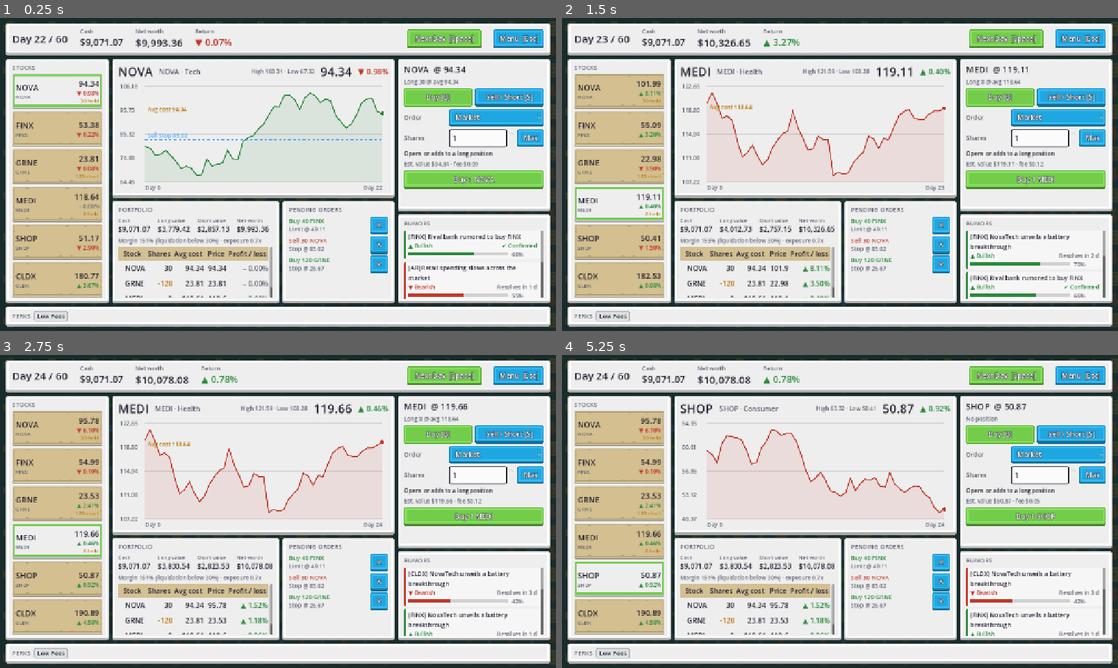
Above: before the commit, frames 1-4 (two rows, left to right).
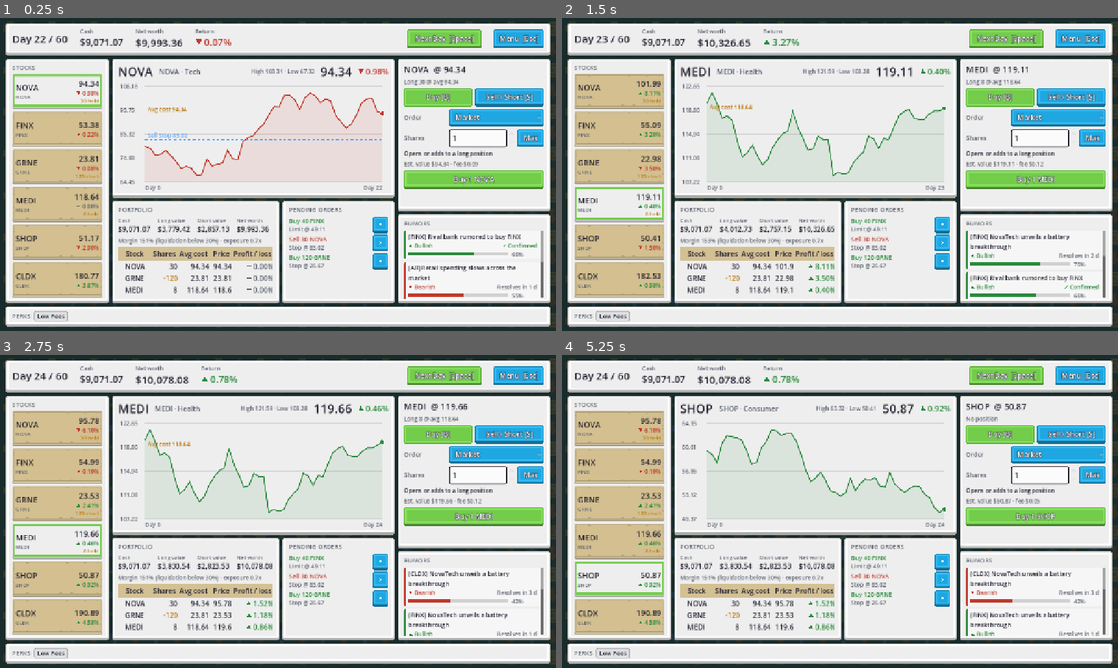
Above: after the commit, the same moments.

Repository: littenduck/stock-simulator
Game: Godot game, scene res://ui/game_screen/dev/dev_harness.tscn
Same seed, same stepped clock (60 frames per second), same inputs: the game is played once before the commit and once after it. This scene is started directly instead of the project's main scene.
Inputs (mouse positions are in pixels of both pictures, inside the frame that each line leads up to):
- Up to frame 1 (0.25 s): no input
- Up to frame 2 (1.5 s): click (617, 205) at 0.5 s; click "Next Day [Space]" at 1.25 s
- Up to frame 3 (2.75 s): click "Next Day [Space]" at 2 s
- Up to frame 4 (5.25 s): click (617, 426) at 2.75 s; click (617, 464) at 3.5 s; click (617, 505) at 4.25 s; click (617, 580) at 5 s

The runs differ from the first frame. In frame 1, 2.7% of the frame differs, in the area x 13-97%, y 6-90%; in frame 2, 2.8%; in frame 3, 2.7%; in frame 4, 2.7%.

Commit message:
ui-gameplay: draw arrows/check/cross/star as icons (the default font lacks them and web has no fallback), keep trigger price in step with the market, colour chart by today's change, real-core harness
Co-Authored-By: Claude Sonnet 5.5 <noreply@anthropic.com>

Diff:
--- a/ui/game_screen/colors.gd
+++ b/ui/game_screen/colors.gd
@@ -1,4 +1,4 @@
-## Fixed up/down colours and arrows (game design decision #14: green up, red down, arrows for colour-blind players).
+## Fixed up/down colours and icons (game design decision #14: green up, red down, arrow icons for colour-blind players).
 class_name GameColors
 extends RefCounted
 
@@ -15,10 +15,6 @@
 static var CARD := Color(1, 1, 1, 0.04)
 static var TRACK := Color(1, 1, 1, 0.12)
 
-const ARROW_UP := "▲"
-const ARROW_DOWN := "▼"
-const ARROW_FLAT := "–"
-
 const EPSILON := 0.00005
 
 
@@ -30,14 +26,15 @@
 	return FLAT
 
 
-static func arrow(change: float) -> String:
+## Icon name for GameIcons.
+static func icon_name(change: float) -> String:
 	if change > EPSILON:
-		return ARROW_UP
+		return "up"
 	if change < -EPSILON:
-		return ARROW_DOWN
-	return ARROW_FLAT
+		return "down"
+	return "flat"
 
 
-## "▲ 1.25%" for a fraction (0.0125).
-static func pct_text(change: float) -> String:
-	return "%s %.2f%%" % [arrow(change), absf(change) * 100.0]
+## "1.25%" for a fraction (0.0125); the direction is shown by an icon, not a sign.
+static func pct_value(change: float) -> String:
+	return "%.2f%%" % (absf(change) * 100.0)
--- /dev/null
+++ b/ui/game_screen/delta.gd
@@ -0,0 +1,33 @@
+## An icon followed by text, e.g. "▲ 1.25%" without relying on font glyphs (see GameIcons).
+class_name GameDelta
+extends HBoxContainer
+
+var _icon: TextureRect
+var _label: Label
+
+
+func _init(font_size: int = 14, align_end: bool = false) -> void:
+	add_theme_constant_override("separation", 4)
+	alignment = BoxContainer.ALIGNMENT_END if align_end else BoxContainer.ALIGNMENT_BEGIN
+	mouse_filter = Control.MOUSE_FILTER_PASS
+	_icon = TextureRect.new()
+	_icon.expand_mode = TextureRect.EXPAND_IGNORE_SIZE
+	_icon.stretch_mode = TextureRect.STRETCH_KEEP_ASPECT_CENTERED
+	_icon.custom_minimum_size = Vector2(font_size * 0.75, font_size * 0.75)
+	_icon.size_flags_vertical = Control.SIZE_SHRINK_CENTER
+	_icon.mouse_filter = Control.MOUSE_FILTER_IGNORE
+	add_child(_icon)
+	_label = GameFmt.label("", Color.WHITE, font_size)
+	add_child(_label)
+
+
+## Direction icon plus the absolute percentage, coloured by sign.
+func show_change(change: float) -> void:
+	show_icon(GameColors.icon_name(change), GameColors.pct_value(change), GameColors.for_change(change))
+
+
+func show_icon(icon_name: String, text: String, color: Color) -> void:
+	_icon.texture = GameIcons.tex(icon_name)
+	_icon.modulate = color
+	_label.text = text
+	GameFmt.tint(_label, color)
--- a/ui/game_screen/dev/dev_harness.gd
+++ b/ui/game_screen/dev/dev_harness.gd
@@ -315,6 +315,24 @@
 	panel._shares.value = 999999
 	panel._submit.pressed.emit()
 	fails += _check("failure is shown", panel._status.text != "" and panel._status.get_theme_color("font_color") == GameColors.DOWN)
+	# Real mouse path: click the actual controls.
+	var top: GameTopBar = _screen.get_node("%TopBar")
+	var d2: int = _session.day
+	await _click(top.get_node("NextDayButton") if top.has_node("NextDayButton") else top.find_child("NextDayButton", true, false))
+	fails += _check("click Next Day advances", _session.day == d2 + 1)
+	await _click(_screen.get_node("%StockList").find_child("Row_MEDI", true, false))
+	fails += _check("click stock row selects", _screen.selected_symbol == "MEDI")
+	await _click(panel._sell)
+	fails += _check("click Sell side", panel._side == Order.Dir.SELL)
+	var before: int = _session.portfolio.shares_of("MEDI")
+	panel._shares.value = 2
+	await _click(panel._submit)
+	fails += _check("click submit sells 2", _session.portfolio.shares_of("MEDI") == before - 2)
+	var trig_before: float = panel._trigger.value
+	panel._kind.select(1)
+	panel._on_kind_selected(1)
+	await _next_frame_days(2)
+	fails += _check("trigger follows price when untouched", is_equal_approx(panel._trigger.value, snappedf(_session.market.price_of("MEDI"), 0.01)))
 	print("SMOKE %s" % ("OK" if fails == 0 else "%d FAILED" % fails))
 
 
@@ -366,3 +384,26 @@
 	await _snap(dir, "tour_4_insider_margin")
 	await _press("open_menu")
 	await _snap(dir, "tour_5_menu")
+
+
+func _next_frame_days(n: int) -> void:
+	for i in n:
+		_next_day()
+	await get_tree().process_frame
+
+
+func _click(c: Control) -> void:
+	var pos: Vector2 = c.get_global_rect().get_center()
+	var move := InputEventMouseMotion.new()
+	move.position = pos
+	move.global_position = pos
+	Input.parse_input_event(move)
+	await get_tree().process_frame
+	for down in [true, false]:
+		var e := InputEventMouseButton.new()
+		e.button_index = MOUSE_BUTTON_LEFT
+		e.pressed = down
+		e.position = pos
+		e.global_position = pos
+		Input.parse_input_event(e)
+		await get_tree().process_frame
--- /dev/null
+++ b/ui/game_screen/dev/real_harness.gd
@@ -0,0 +1,106 @@
+## Integration harness: uses the REAL core classes (ContentDb, MarketSim, NewsDirector, TradeService,
+## OrderBook, Portfolio) and plays the day order of plan section 13.9 by hand, because GameSession /
+## GameManager are not implemented yet. Meant to be run on a checkout where the wave-1 branches are merged.
+## Run: godot --path . res://ui/game_screen/dev/real_harness.tscn -- --days=15 --shot=/path.png [--tour=/dir]
+extends Node
+
+var _session: GameSession
+var _screen: Control
+
+
+func _ready() -> void:
+	var args: Dictionary = {}
+	for a in OS.get_cmdline_user_args():
+		if a.begins_with("--") and "=" in a:
+			var kv: PackedStringArray = a.substr(2).split("=", true, 1)
+			args[kv[0]] = kv[1]
+	var character: CharacterDef = ContentDb.characters()[0]
+	for c in ContentDb.characters():
+		if c.id == &"rookie":
+			character = c
+	var config := RunConfig.make(character, 1, int(args.get("seed", 321)))
+	_session = GameSession.new(config, ContentDb.companies(), ContentDb.perks(), ContentDb.news())
+	_session.mods.max_leverage = maxf(_session.mods.max_leverage, 2.0)
+	GameManager.session = _session
+	GameManager.state = GameManager.State.PLAYING
+	GameCommands.submit_override = _submit
+	GameCommands.next_day_override = _next_day
+	GameCommands.cancel_override = _cancel
+	for i in int(args.get("days", 12)):
+		_advance(false)
+	_screen = (load("res://ui/game_screen/game_screen.tscn") as PackedScene).instantiate()
+	add_child(_screen)
+	await get_tree().create_timer(0.5).timeout
+	var symbols: Array[String] = _session.market.symbols()
+	print("symbols: ", symbols)
+	_trade(Order.market(Order.Dir.BUY, symbols[0], 20))
+	_trade(Order.market(Order.Dir.SELL, symbols[1], 15))
+	_trade(Order.limit(Order.Dir.BUY, symbols[2], 10, _session.market.price_of(symbols[2]) * 0.95))
+	_trade(Order.stop(Order.Dir.SELL, symbols[0], 20, _session.market.price_of(symbols[0]) * 0.9))
+	for i in 3:
+		_next_day()
+	await get_tree().create_timer(0.5).timeout
+	print("day=%d cash=%.2f net=%.2f pending=%d rumors=%d" % [_session.day, _session.portfolio.cash, _session.net_worth(), _session.book.pending().size(), _session.news.pending().size()])
+	if args.has("shot"):
+		get_viewport().get_texture().get_image().save_png(String(args["shot"]))
+	get_tree().quit()
+
+
+func _trade(order: Order) -> void:
+	var r: TradeResult = _submit(order)
+	print("order %s %s x%d -> ok=%s pending=%s reason=%s" % [order.side, order.symbol, order.shares, r.ok, r.pending, r.reason])
+
+
+func _submit(order: Order) -> TradeResult:
+	var result: TradeResult
+	if order.kind == Order.Kind.MARKET:
+		result = TradeService.execute(order, _session.market, _session.portfolio, _session.mods)
+	else:
+		order.id = _session.book.place(order)
+		result = TradeResult.queued(order)
+		EventBus.order_placed.emit(order)
+	if result.ok:
+		EventBus.portfolio_changed.emit()
+	else:
+		EventBus.trade_failed.emit(result.reason)
+	return result
+
+
+func _cancel(order_id: int) -> bool:
+	var ok: bool = _session.book.cancel(order_id)
+	if ok:
+		EventBus.order_cancelled.emit(order_id)
+	return ok
+
+
+func _unhandled_input(event: InputEvent) -> void:
+	if event.is_action_pressed("next_day"):
+		_next_day()
+
+
+func _next_day() -> void:
+	_advance(true)
+
+
+func _advance(emit: bool) -> void:
+	var s := _session
+	s.day += 1
+	for r in s.news.due(s.day):
+		s.market.apply_news(r.event, r.impact_scale())
+		r.resolved = true
+		if emit:
+			EventBus.rumor_resolved.emit(r)
+	s.market.step()
+	for res in s.book.process(s.market, s.portfolio, s.mods):
+		if emit:
+			if res.ok:
+				EventBus.order_filled.emit(res.order, res)
+			else:
+				EventBus.trade_failed.emit(res.reason)
+	var fresh: Array[Rumor] = s.news.roll(s.day, s.mods, s.market)
+	if emit:
+		EventBus.day_advanced.emit(s.day)
+		EventBus.prices_updated.emit()
+		EventBus.portfolio_changed.emit()
+		for r in fresh:
+			EventBus.rumor_posted.emit(r)
--- /dev/null
+++ b/ui/game_screen/dev/real_harness.tscn
@@ -0,0 +1,6 @@
+[gd_scene load_steps=2 format=3]
+
+[ext_resource type="Script" path="res://ui/game_screen/dev/real_harness.gd" id="1"]
+
+[node name="RealHarness" type="Node"]
+script = ExtResource("1")
--- a/ui/game_screen/game_screen.gd
+++ b/ui/game_screen/game_screen.gd
@@ -19,10 +19,6 @@
 
 
 func _ready() -> void:
-	var tabs := get_node_or_null("%Tabs") as TabContainer
-	if tabs != null:
-		for i in tabs.get_tab_count():
-			tabs.set_tab_title(i, tr(String(tabs.get_child(i).get_meta("title_key", "UI_GAME_PORTFOLIO"))))
 	_stock_list.stock_selected.connect(select_symbol)
 	_portfolio.stock_selected.connect(select_symbol)
 	_top_bar.menu_requested.connect(_menu.toggle)
--- /dev/null
+++ b/ui/game_screen/icons.gd
@@ -0,0 +1,61 @@
+## Small vector icons drawn at runtime. The default Godot font has no arrow, check, cross or star
+## glyphs, and web exports have no system fallback font, so text glyphs would show as boxes.
+class_name GameIcons
+extends RefCounted
+
+const SIZE := 48
+const SUPERSAMPLE := 3
+
+static var _cache: Dictionary = {}
+
+
+## White icon on a transparent background; tint it with modulate. Names: up, down, flat, check, cross, star.
+static func tex(icon_name: String) -> ImageTexture:
+	if not _cache.has(icon_name):
+		_cache[icon_name] = _make(icon_name)
+	return _cache[icon_name]
+
+
+static func _make(icon_name: String) -> ImageTexture:
+	var img := Image.create(SIZE, SIZE, false, Image.FORMAT_RGBA8)
+	var star := _star_points()
+	for y in SIZE:
+		for x in SIZE:
+			var hits: int = 0
+			for sy in SUPERSAMPLE:
+				for sx in SUPERSAMPLE:
+					var p := Vector2((x + (sx + 0.5) / SUPERSAMPLE) / SIZE, (y + (sy + 0.5) / SUPERSAMPLE) / SIZE)
+					if _inside(icon_name, p, star):
+						hits += 1
+			img.set_pixel(x, y, Color(1, 1, 1, float(hits) / (SUPERSAMPLE * SUPERSAMPLE)))
+	return ImageTexture.create_from_image(img)
+
+
+static func _inside(icon_name: String, p: Vector2, star: PackedVector2Array) -> bool:
+	match icon_name:
+		"up":
+			return Geometry2D.is_point_in_polygon(p, PackedVector2Array([Vector2(0.5, 0.12), Vector2(0.94, 0.86), Vector2(0.06, 0.86)]))
+		"down":
+			return Geometry2D.is_point_in_polygon(p, PackedVector2Array([Vector2(0.5, 0.88), Vector2(0.94, 0.14), Vector2(0.06, 0.14)]))
+		"flat":
+			return p.x > 0.12 and p.x < 0.88 and p.y > 0.42 and p.y < 0.58
+		"check":
+			return _near(p, Vector2(0.14, 0.56), Vector2(0.4, 0.82)) or _near(p, Vector2(0.4, 0.82), Vector2(0.88, 0.2))
+		"cross":
+			return _near(p, Vector2(0.2, 0.2), Vector2(0.8, 0.8)) or _near(p, Vector2(0.8, 0.2), Vector2(0.2, 0.8))
+		"star":
+			return Geometry2D.is_point_in_polygon(p, star)
+	return false
+
+
+static func _near(p: Vector2, a: Vector2, b: Vector2) -> bool:
+	return Geometry2D.get_closest_point_to_segment(p, a, b).distance_to(p) < 0.075
+
+
+static func _star_points() -> PackedVector2Array:
+	var pts := PackedVector2Array()
+	for i in 10:
+		var radius: float = 0.48 if i % 2 == 0 else 0.2
+		var angle: float = -PI / 2.0 + i * PI / 5.0
+		pts.append(Vector2(0.5 + cos(angle) * radius, 0.54 + sin(angle) * radius))
+	return pts
--- a/ui/game_screen/order_panel.gd
+++ b/ui/game_screen/order_panel.gd
@@ -22,6 +22,7 @@
 var _max: Button
 var _trigger_row: HBoxContainer
 var _trigger: SpinBox
+var _trigger_touched: bool = false
 var _hint: Label
 var _effect: Label
 var _estimate: Label
@@ -150,7 +151,13 @@
 
 
 func _reset_trigger() -> void:
-	if _trigger != null:
+	_trigger_touched = false
+	_follow_price()
+
+
+## Keeps the trigger box at today's price until the player types their own.
+func _follow_price() -> void:
+	if _trigger != null and not _trigger_touched:
 		_trigger.set_value_no_signal(snappedf(_price_now(), 0.01))
 
 
@@ -243,6 +250,7 @@
 
 
 func _on_trigger_changed(_value: float) -> void:
+	_trigger_touched = true
 	_refresh()
 
 
@@ -321,6 +329,7 @@
 
 
 func _on_prices_updated() -> void:
+	_follow_price()
 	_refresh()
 
 
--- a/ui/game_screen/pending_orders_view.gd
+++ b/ui/game_screen/pending_orders_view.gd
@@ -63,7 +63,10 @@
 	text.add_child(GameFmt.label("%s %d %s" % [head, order.shares, order.symbol], GameColors.UP if is_buy else GameColors.DOWN, 14))
 	text.add_child(GameFmt.label("%s @ %s" % [kind_text, GameFmt.price(order.trigger_price)], GameColors.MUTED, 13))
 	row.add_child(text)
-	var cancel := GameFmt.button("✕")
+	var cancel := GameFmt.button("")
+	cancel.icon = GameIcons.tex("cross")
+	cancel.expand_icon = true
+	cancel.icon_alignment = HORIZONTAL_ALIGNMENT_CENTER
 	cancel.custom_minimum_size = Vector2(36, 32)
 	cancel.tooltip_text = tr("UI_GAME_CANCEL_TIP") % order.id
 	cancel.pressed.connect(_on_cancel_pressed.bind(order.id))
--- a/ui/game_screen/portfolio_view.gd
+++ b/ui/game_screen/portfolio_view.gd
@@ -52,7 +52,7 @@
 			_tree.set_column_title_alignment(i, HORIZONTAL_ALIGNMENT_RIGHT)
 	for i in titles.size():
 		_tree.set_column_expand_ratio(i, 3 if i == 4 else 2 if i == 0 else 2)
-		_tree.set_column_custom_minimum_width(i, 78 if i == 4 else 64 if i == 0 else 52)
+		_tree.set_column_custom_minimum_width(i, 80 if i == 4 else 76 if i == 0 else 52)
 	_tree.item_selected.connect(_on_item_selected)
 	box.add_child(_tree)
 	_empty = GameFmt.label(tr("UI_GAME_NO_POSITIONS"), GameColors.MUTED, 14)
@@ -106,7 +106,10 @@
 		item.set_text(1, str(shares))
 		item.set_text(2, GameFmt.price(avg))
 		item.set_text(3, GameFmt.price(price))
-		item.set_text(4, GameColors.pct_text(pnl_pct))
+		item.set_text(4, GameColors.pct_value(pnl_pct))
+		item.set_icon(4, GameIcons.tex(GameColors.icon_name(pnl_pct)))
+		item.set_icon_max_width(4, 12)
+		item.set_icon_modulate(4, GameColors.for_change(pnl_pct))
 		item.set_custom_color(4, GameColors.for_change(pnl_pct))
 		item.set_tooltip_text(4, GameFmt.signed_money(pnl_cash))
 		item.set_tooltip_text(1, tr("UI_GAME_SHORT_TAG") if shares < 0 else "")
--- a/ui/game_screen/price_chart.gd
+++ b/ui/game_screen/price_chart.gd
@@ -17,7 +17,7 @@
 var _title: Label
 var _company: Label
 var _price: Label
-var _change: Label
+var _change: GameDelta
 var _range: Label
 var _canvas: Control
 var _hover_index: int = -1
@@ -36,8 +36,8 @@
 	_company.size_flags_horizontal = Control.SIZE_EXPAND_FILL
 	_company.vertical_alignment = VERTICAL_ALIGNMENT_CENTER
 	_price = GameFmt.label("", Color.WHITE, 28)
-	_change = GameFmt.label("", Color.WHITE, 18)
-	_change.vertical_alignment = VERTICAL_ALIGNMENT_CENTER
+	_change = GameDelta.new(18)
+	_change.size_flags_vertical = Control.SIZE_SHRINK_CENTER
 	_range = GameFmt.label("", GameColors.MUTED, 13)
 	_range.vertical_alignment = VERTICAL_ALIGNMENT_CENTER
 	for n: Control in [_title, _company, _range, _price, _change]:
@@ -73,8 +73,7 @@
 		_title.text = symbol
 		_company.text = "%s · %s" % [tr(company.display_name), company.sector.capitalize()] if company != null else ""
 		_price.text = GameFmt.price(s.market.price_of(symbol))
-		_change.text = GameColors.pct_text(change)
-		_change.add_theme_color_override("font_color", GameColors.for_change(change))
+		_change.show_change(change)
 		var h: PackedFloat32Array = s.market.history_of(symbol)
 		if h.size() > 0:
 			_range.text = tr("UI_GAME_HIGH_LOW") % [_max_of(h), _min_of(h)]
@@ -149,8 +148,9 @@
 	var points := PackedVector2Array()
 	for i in n:
 		points.append(_point(i, n, history[i]))
-	var up: bool = history[n - 1] >= history[0]
-	var color: Color = GameColors.UP if up else GameColors.DOWN
+	var color: Color = GameColors.for_change(s.market.day_change(symbol))
+	if color == GameColors.FLAT:
+		color = GameColors.UP
 	var area := PackedVector2Array(points)
 	area.append(Vector2(points[n - 1].x, _plot.end.y))
 	area.append(Vector2(points[0].x, _plot.end.y))
--- a/ui/game_screen/rumor_feed.gd
+++ b/ui/game_screen/rumor_feed.gd
@@ -88,20 +88,26 @@
 	var meta := HBoxContainer.new()
 	meta.add_theme_constant_override("separation", 10)
 	box.add_child(meta)
-	meta.add_child(GameFmt.label(GameColors.arrow(impact) + " " + (tr("UI_GAME_BULLISH") if impact >= 0.0 else tr("UI_GAME_BEARISH")), GameColors.for_change(impact), 13))
+	var mood := GameDelta.new(13)
+	mood.show_icon(GameColors.icon_name(impact), tr("UI_GAME_BULLISH") if impact >= 0.0 else tr("UI_GAME_BEARISH"), GameColors.for_change(impact))
+	meta.add_child(mood)
 	if r.is_guaranteed:
-		var tip := GameFmt.label("★ " + tr("UI_GAME_INSIDER"), GameColors.GOLD, 13)
+		var tip := GameDelta.new(13)
+		tip.show_icon("star", tr("UI_GAME_INSIDER"), GameColors.GOLD)
 		tip.tooltip_text = tr("UI_GAME_INSIDER_TIP")
 		tip.mouse_filter = Control.MOUSE_FILTER_STOP
 		meta.add_child(tip)
-	var status: Label
+	var status: Control
 	if r.resolved:
-		status = GameFmt.label(("✔ " + tr("UI_GAME_CONFIRMED")) if r.is_true else ("✘ " + tr("UI_GAME_DEBUNKED")), GameColors.UP if r.is_true else GameColors.DOWN, 13)
+		var verdict := GameDelta.new(13, true)
+		verdict.show_icon("check" if r.is_true else "cross", tr("UI_GAME_CONFIRMED") if r.is_true else tr("UI_GAME_DEBUNKED"), GameColors.UP if r.is_true else GameColors.DOWN)
+		status = verdict
 	else:
 		var left: int = maxi(r.reveal_day - (s.day if s != null else 0), 0)
 		status = GameFmt.label(tr("UI_GAME_REVEALS_IN") % left, GameColors.MUTED, 13)
 	status.size_flags_horizontal = Control.SIZE_EXPAND_FILL
-	status.horizontal_alignment = HORIZONTAL_ALIGNMENT_RIGHT
+	if status is Label:
+		(status as Label).horizontal_alignment = HORIZONTAL_ALIGNMENT_RIGHT
 	meta.add_child(status)
 
 	var cred := _CredBar.new()
--- a/ui/game_screen/skins/skins.gd
+++ b/ui/game_screen/skins/skins.gd
@@ -77,7 +77,7 @@
 	t.set_color("title_button_color", "Tree", ink)
 	t.set_color("font_selected_color", "Tree", ink)
 	t.set_color("guide_color", "Tree", Color(0, 0, 0, 0))
-	t.set_constant("v_separation", "Tree", 6)
+	t.set_constant("v_separation", "Tree", 2)
 
 	var tip := _tex("ancient_tan", 12, 10, 6)
 	t.set_stylebox("panel", "TooltipPanel", tip)
--- a/ui/game_screen/stock_list.gd
+++ b/ui/game_screen/stock_list.gd
@@ -1,37 +1,29 @@
 ## The run's stocks (up to 6) with price, day change and held shares. Click or press 1-6 to select.
-## Vertical watchlist rows by default; `horizontal` turns them into compact chips.
+## Vertical watchlist rows.
 class_name GameStockList
 extends PanelContainer
 
 signal stock_selected(symbol: String)
 
-@export var horizontal: bool = false
 @export var show_title: bool = true
 @export var show_names: bool = true
 @export var row_height: int = 58
 
 var _rows: Dictionary = {}       ## symbol -> {"button","price","change","held"}
 var _group := ButtonGroup.new()
-var _box: BoxContainer
+var _box: VBoxContainer
 
 
 func _ready() -> void:
-	if horizontal:
-		_box = HBoxContainer.new()
-		_box.add_theme_constant_override("separation", 6)
-	else:
-		_box = VBoxContainer.new()
-		_box.add_theme_constant_override("separation", 4)
+	_box = VBoxContainer.new()
+	_box.add_theme_constant_override("separation", 4)
 	add_child(_box)
-	if show_title and not horizontal:
+	if show_title:
 		_box.add_child(GameFmt.label(tr("UI_GAME_STOCKS"), GameColors.MUTED, 14))
 	var s: GameSession = GameManager.session
 	if s != null:
 		for symbol in s.market.symbols():
-			if horizontal:
-				_add_chip(symbol)
-			else:
-				_add_row(symbol)
+			_add_row(symbol)
 	EventBus.prices_updated.connect(_on_prices_updated)
 	EventBus.portfolio_changed.connect(_on_portfolio_changed)
 	_refresh()
@@ -64,31 +56,6 @@
 	return margin
 
 
-## Compact chip: symbol on top, price and change below.
-func _add_chip(symbol: String) -> void:
-	var button := _new_button(symbol)
-	button.custom_minimum_size = Vector2(0, row_height)
-	button.size_flags_horizontal = Control.SIZE_EXPAND_FILL
-	var col := VBoxContainer.new()
-	col.mouse_filter = Control.MOUSE_FILTER_IGNORE
-	col.alignment = BoxContainer.ALIGNMENT_CENTER
-	col.add_theme_constant_override("separation", 0)
-	_inset(button).add_child(col)
-	var head := HBoxContainer.new()
-	head.mouse_filter = Control.MOUSE_FILTER_IGNORE
-	var sym := GameFmt.label(symbol, Color.WHITE, 16)
-	sym.size_flags_horizontal = Control.SIZE_EXPAND_FILL
-	var held := GameFmt.label("", GameColors.GOLD, 12)
-	head.add_child(sym)
-	head.add_child(held)
-	col.add_child(head)
-	var price := GameFmt.label("", Color.WHITE, 13)
-	var change := GameFmt.label("", Color.WHITE, 12)
-	col.add_child(price)
-	col.add_child(change)
-	_rows[symbol] = {"button": button, "price": price, "change": change, "held": held}
-
-
 func _add_row(symbol: String) -> void:
 	var s: GameSession = GameManager.session
 	var button := _new_button(symbol)
@@ -119,8 +86,7 @@
 	row.add_child(right)
 	var price := GameFmt.label("", Color.WHITE, 18)
 	price.horizontal_alignment = HORIZONTAL_ALIGNMENT_RIGHT
-	var change := GameFmt.label("", Color.WHITE, 13)
-	change.horizontal_alignment = HORIZONTAL_ALIGNMENT_RIGHT
+	var change := GameDelta.new(13, true)
 	var held := GameFmt.label("", GameColors.GOLD, 12)
 	held.horizontal_alignment = HORIZONTAL_ALIGNMENT_RIGHT
 	right.add_child(price)
@@ -137,15 +103,13 @@
 		var r: Dictionary = _rows[symbol]
 		var change: float = s.market.day_change(symbol)
 		(r["price"] as Label).text = GameFmt.price(s.market.price_of(symbol))
-		var cl := r["change"] as Label
-		cl.text = GameColors.pct_text(change)
-		cl.add_theme_color_override("font_color", GameColors.for_change(change))
+		(r["change"] as GameDelta).show_change(change)
 		var shares: int = s.portfolio.shares_of(symbol)
 		var hl := r["held"] as Label
 		if shares > 0:
-			hl.text = (tr("UI_GAME_HELD_LONG") % shares) if not horizontal else "●"
+			hl.text = tr("UI_GAME_HELD_LONG") % shares
 		elif shares < 0:
-			hl.text = (tr("UI_GAME_HELD_SHORT") % -shares) if not horizontal else "▼"
+			hl.text = tr("UI_GAME_HELD_SHORT") % -shares
 		else:
 			hl.text = ""
 		hl.visible = shares != 0
--- a/ui/game_screen/top_bar.gd
+++ b/ui/game_screen/top_bar.gd
@@ -11,7 +11,7 @@
 var _day: Label
 var _cash: Label
 var _net_worth: Label
-var _return: Label
+var _return: GameDelta
 var _alert: Label
 var _next_day: Button
 var _alert_day: int = -1
@@ -24,9 +24,9 @@
 
 	_day = GameFmt.label("", Color.WHITE, 24)
 	row.add_child(_day)
-	_cash = _stat(row, "UI_GAME_CASH", value_size)
-	_net_worth = _stat(row, "UI_GAME_NET_WORTH", hero_size)
-	_return = _stat(row, "UI_GAME_RETURN", value_size)
+	_cash = _stat(row, "UI_GAME_CASH", value_size) as Label
+	_net_worth = _stat(row, "UI_GAME_NET_WORTH", hero_size) as Label
+	_return = _stat(row, "UI_GAME_RETURN", value_size, true) as GameDelta
 
 	_alert = GameFmt.label("", GameColors.DOWN, 18)
 	_alert.size_flags_horizontal = Control.SIZE_EXPAND_FILL
@@ -56,11 +56,11 @@
 
 
 ## Caption above a big value; returns the value label.
-func _stat(parent: Control, caption_key: String, size: int) -> Label:
+func _stat(parent: Control, caption_key: String, size: int, delta: bool = false) -> Control:
 	var box := VBoxContainer.new()
 	box.add_theme_constant_override("separation", 0)
 	box.add_child(GameFmt.label(tr(caption_key), GameColors.MUTED, 13))
-	var value := GameFmt.label("", Color.WHITE, size)
+	var value: Control = GameDelta.new(size) if delta else GameFmt.label("", Color.WHITE, size)
 	box.add_child(value)
 	parent.add_child(box)
 	return value
@@ -77,8 +77,7 @@
 	_net_worth.text = GameFmt.money(nw)
 	var start: float = s.config.character.start_cash if s.config != null and s.config.character != null else nw
 	var ret: float = nw / start - 1.0 if start > 0.0 else 0.0
-	_return.text = GameColors.pct_text(ret)
-	_return.add_theme_color_override("font_color", GameColors.for_change(ret))
+	_return.show_change(ret)
 	if s.day != _alert_day:
 		_alert.text = ""
 	var blocked: bool = GameManager.state == GameManager.State.DRAFTING or GameManager.state == GameManager.State.GAME_OVER
Not shown, added: ui/game_screen/delta.gd.uid
Not shown, added: ui/game_screen/dev/real_harness.gd.uid
Binary file changed: ui/game_screen/dev/shots/final_1280x720.png
Not shown, added: ui/game_screen/icons.gd.uid
